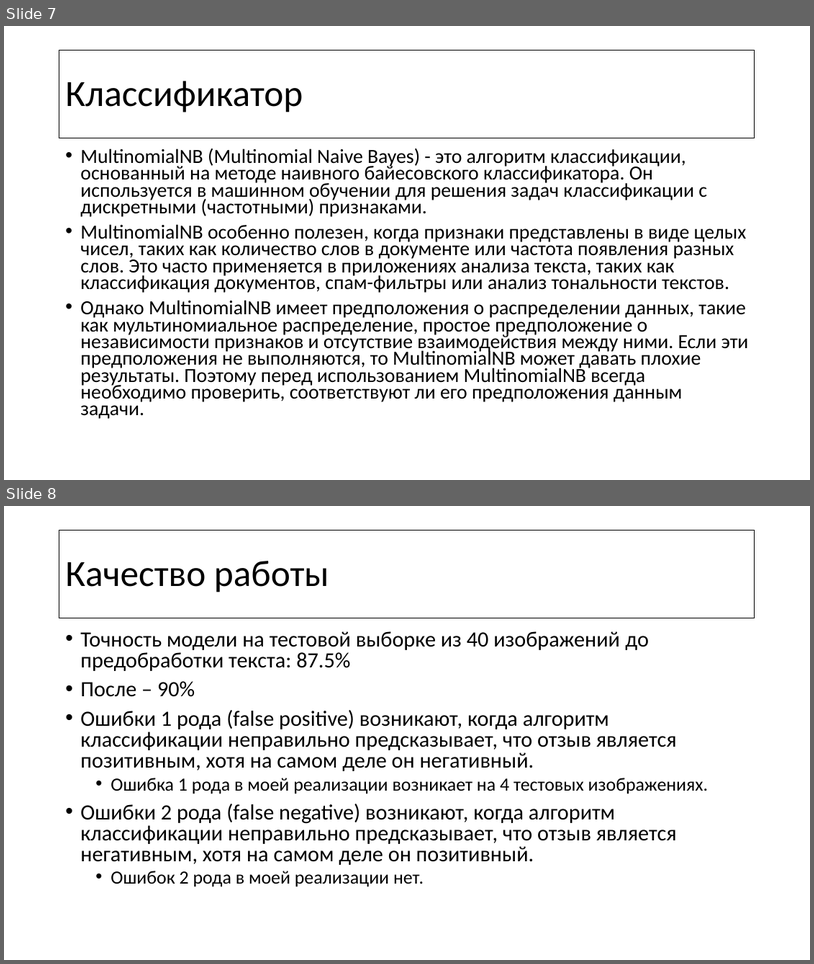
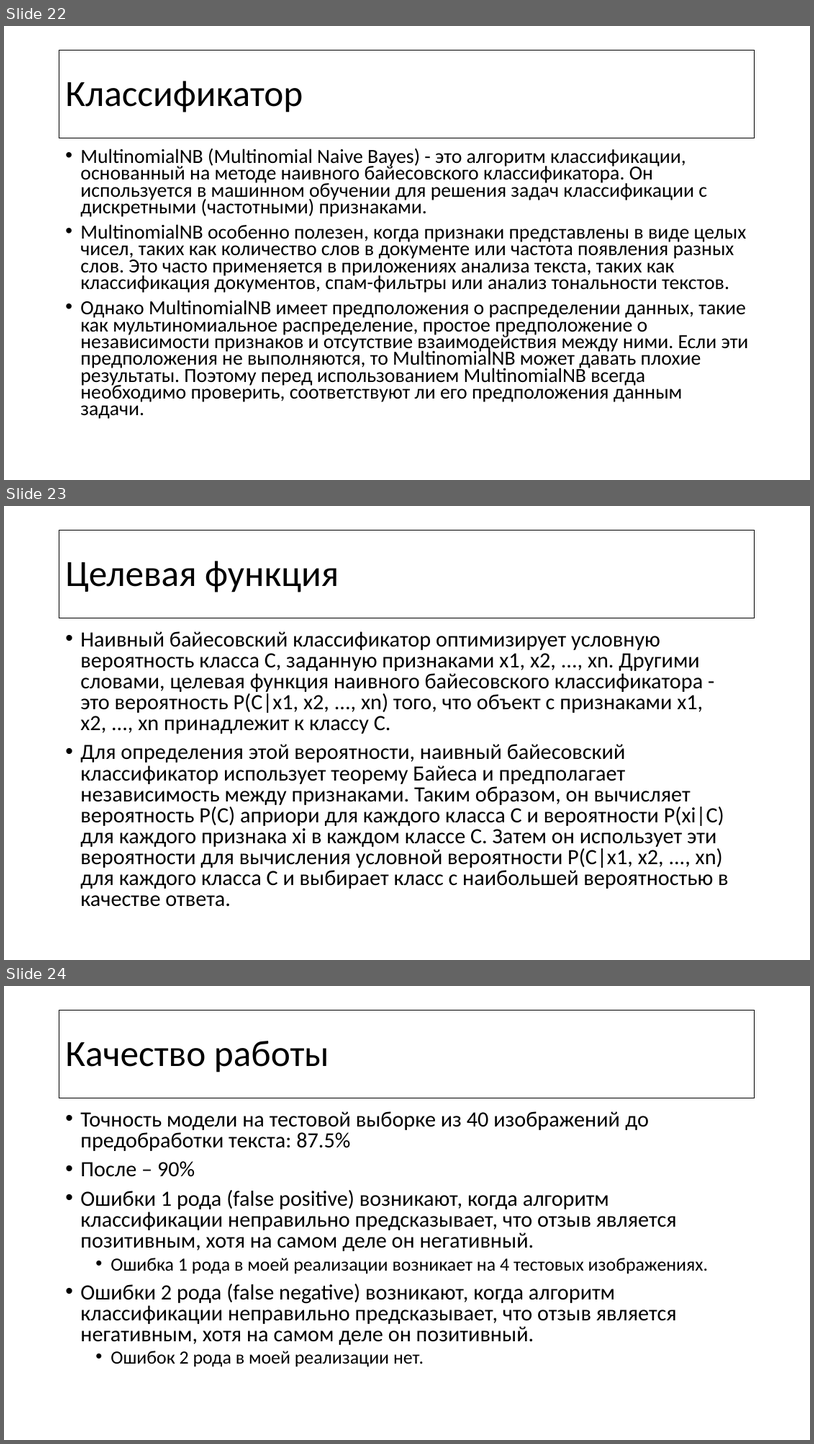
Before and after one commit to riapush/Image-to-text-and-recognition-project, a slide deck: Machine learning course.pptx. Shown one above the other, each under a label of ours: slides 7 and 8 before the commit, slides 22, 23 and 24 after it. The pictures are 814x964 and 814x1444 pixels, drawn with LibreOffice and Linux fonts; fonts in the diff are those of the drawing. Boxes give left, top, right and bottom in pixels: in the first picture for what was removed or moved away, otherwise in the second. Text is boxed around its words. In the diff, an @@ line names an element or a change of style, - is before the commit and + after.

```diff
--- a/Machine learning course.pptx
+++ b/Machine learning course.pptx
@@ slide 23 added at <box>4,506,810,960</box>, background #FFFFFF @@
@@ title added at <box>59,530,756,618</box>, outline #000000 0.75 pt, 44 pt, text #000000 @@
+Целевая функция
@@ text added at <box>80,631,728,906</box>, 25.9 pt, text #000000 @@
+• Наивный байесовский классификатор оптимизирует условную вероятность класса C, заданную признаками x1, x2, ..., xn. Другими словами, целевая функция наивного байесовского классификатора - это вероятность P(C|x1, x2, ..., xn) того, что объект с признаками x1, x2, ..., xn принадлежит к классу C.
+• Для определения этой вероятности, наивный байесовский классификатор использует теорему Байеса и предполагает независимость между признаками. Таким образом, он вычисляет вероятность P(C) априори для каждого класса C и вероятности P(xi|C) для каждого признака xi в каждом классе C. Затем он использует эти вероятности для вычисления условной вероятности P(C|x1, x2, ..., xn) для каждого класса C и выбирает класс с наибольшей вероятностью в качестве ответа.
@@ what was slide 7 is now slide 22 @@
@@ what was slide 8 is now slide 24 @@
```
Also in this commit, not shown: 1 slide changed, 15 other slides added, 1 other file.
